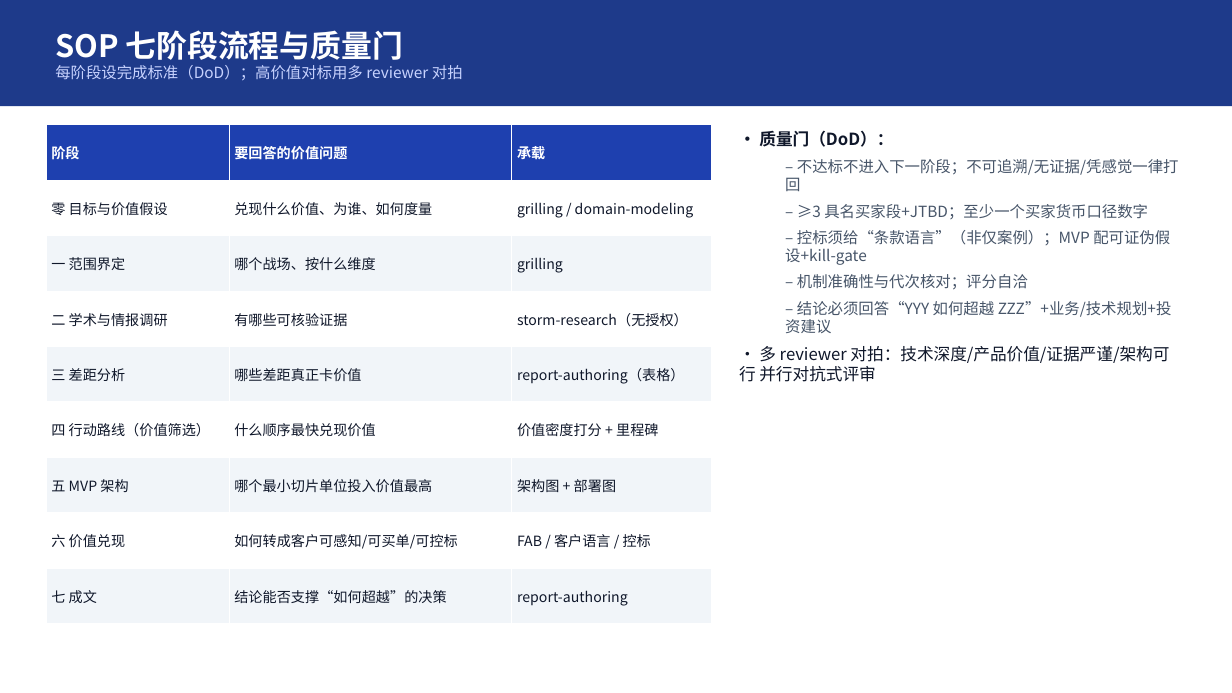
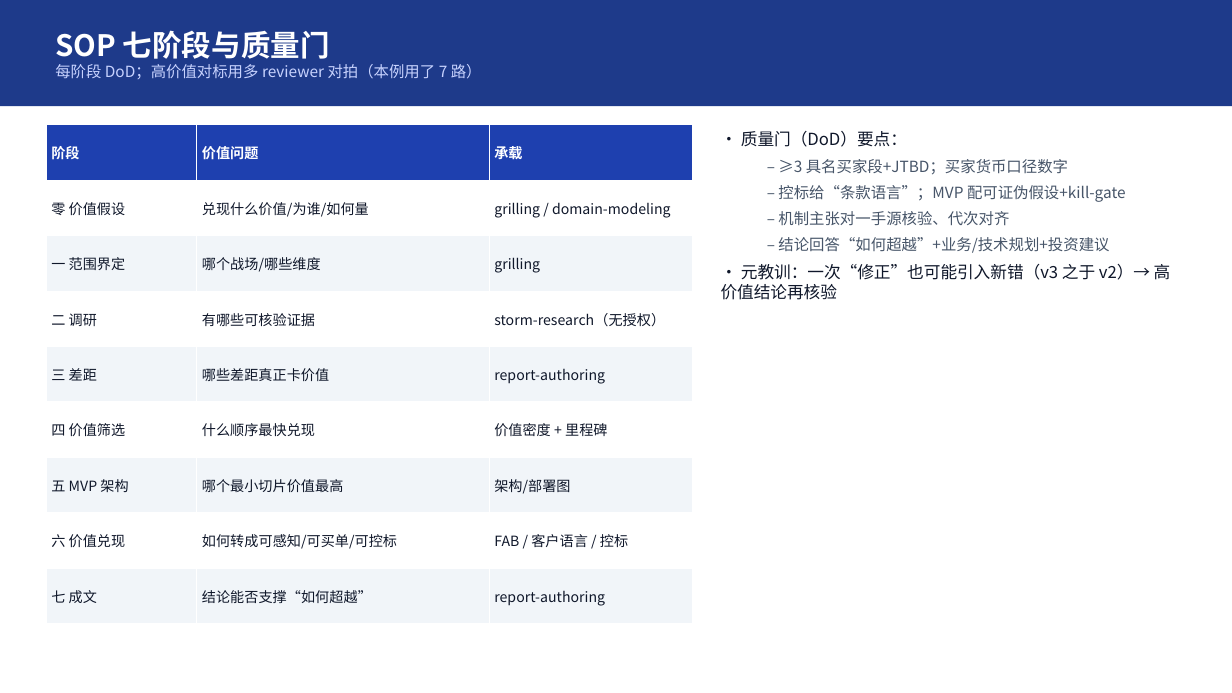
Before and after one commit to turtacn/storm, a slide deck: slide 3 of docs/harness-sop/examples/memory-tiring-p2v/mt-v1.pptx. Drawn at 1232x693 pixels with LibreOffice and Linux fonts; fonts in the diff are those of the drawing. Boxes give left, top, right and bottom in pixels: in the first picture for what was removed or moved away, otherwise in the second. Text is boxed around its words. In the diff, an @@ line names an element or a change of style, - is before the commit and + after.

```diff
--- a/docs/harness-sop/examples/memory-tiring-p2v/mt-v1.pptx
+++ b/docs/harness-sop/examples/memory-tiring-p2v/mt-v1.pptx
@@ text at box(55, 30, 482, 79): text changed @@
-SOP 七阶段流程与质量门
-每阶段设完成标准（DoD）；高价值对标用多 reviewer 对拍
+SOP 七阶段与质量门
+每阶段 DoD；高价值对标用多 reviewer 对拍（本例用了 7 路）
@@ table at box(46, 125, 693, 624) @@
-row 1, column 2: 要回答的价值问题
+row 1, column 2: 价值问题
-row 2, column 1: 零 目标与价值假设
+row 2, column 1: 零 价值假设
-row 2, column 2: 兑现什么价值、为谁、如何度量
+row 2, column 2: 兑现什么价值/为谁/如何量
-row 3, column 2: 哪个战场、按什么维度
+row 3, column 2: 哪个战场/哪些维度
-row 4, column 1: 二 学术与情报调研
+row 4, column 1: 二 调研
-row 5, column 1: 三 差距分析
+row 5, column 1: 三 差距
-row 5, column 3: report-authoring（表格）
+row 5, column 3: report-authoring
-row 6: 四 行动路线（价值筛选） | 什么顺序最快兑现价值 | 价值密度打分 + 里程碑
+row 6: 四 价值筛选 | 什么顺序最快兑现 | 价值密度 + 里程碑
-row 7, column 2: 哪个最小切片单位投入价值最高
+row 7, column 2: 哪个最小切片价值最高
-row 7, column 3: 架构图 + 部署图
+row 7, column 3: 架构/部署图
-row 8, column 2: 如何转成客户可感知/可买单/可控标
+row 8, column 2: 如何转成可感知/可买单/可控标
-row 9, column 2: 结论能否支撑“如何超越”的决策
+row 9, column 2: 结论能否支撑“如何超越”
@@ table: place and size @@
-table at box(46, 125, 712, 624)
+table at box(46, 125, 693, 624)
@@ text at box(721, 131, 1171, 300): text changed @@
-• 质量门（DoD）：
-  – 不达标不进入下一阶段；不可追溯/无证据/凭感觉一律打回
-  – ≥3 具名买家段+JTBD；至少一个买家货币口径数字
-  – 控标须给“条款语言”（非仅案例）；MVP 配可证伪假设+kill-gate
-  – 机制准确性与代次核对；评分自洽
-  – 结论必须回答“YYY 如何超越 ZZZ”+业务/技术规划+投资建议
-• 多 reviewer 对拍：技术深度/产品价值/证据严谨/架构可行 并行对抗式评审
+• 质量门（DoD）要点：
+  – ≥3 具名买家段+JTBD；买家货币口径数字
+  – 控标给“条款语言”；MVP 配可证伪假设+kill-gate
+  – 机制主张对一手源核验、代次对齐
+  – 结论回答“如何超越”+业务/技术规划+投资建议
+• 元教训：一次“修正”也可能引入新错（v3 之于 v2）→ 高价值结论再核验
```
Also in this commit, not shown: 15 other slides changed, 10 other files.
